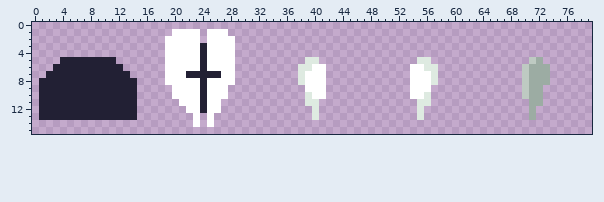
Sprite sheet -- Content/enemy2.png. The picture above was drawn from the file before the commit.
The file is 80x16 pixels.
The same view after the edit:
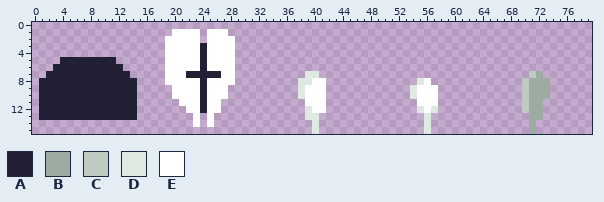
Palette (. is transparent): A #222034  B #9caca3  C #becac2  D #deeae1  E #ffffff
The commit says: enemy 2 logic & finetuning
Change:
y 5: x 39..40 DD -> ..; x 55..56 DD -> ..; x 71..72 CB -> ..
y 6: x 38..41 DDEE -> ....; x 54..57 EEDD -> ....; x 70..73 CBBB -> ....
y 7: x 38..41 DEEE -> .DD.; x 54..57 EEED -> ....; x 70..71 CB -> .C; x 73 B -> .
y 8: x 39 E -> D; x 54..55 EE -> .D; x 57 D -> .
y 9: x 38 . -> D; x 54 E -> D; x 57 . -> E; x 73 . -> B
y 10: x 38..39 .D -> DE; x 54 E -> D; x 56..57 D. -> EE; x 73 . -> B
y 11: x 39..41 DD. -> EEE; x 55..57 DD. -> EEE; x 70 . -> C
y 12: x 39..41 .D. -> DEE; x 56..57 .. -> ED; x 70 . -> C; x 72 . -> B
y 13: x 39 . -> D; x 55..56 D. -> .D; x 72 . -> B
y 14..15: x 40 . -> D; x 56 . -> D; x 71 . -> B
Where, in picture pixels (left, top, right, bottom), the same in both pictures:
changed: (298, 57, 326, 134)
changed: (410, 57, 438, 134)
changed: (522, 57, 550, 134)
